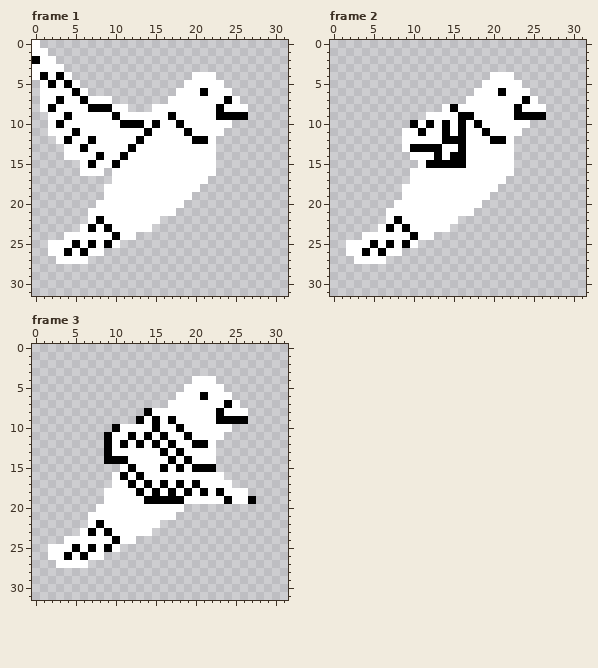
One commit to this pixel-art file: Assets/Aseprite/New New/Guano.aseprite. That is the earlier state.
32x32 pixels, 4 frames. Shown: frame 1, frame 2, frame 3. The commit also changed other frames, which this record leaves out.
New version:
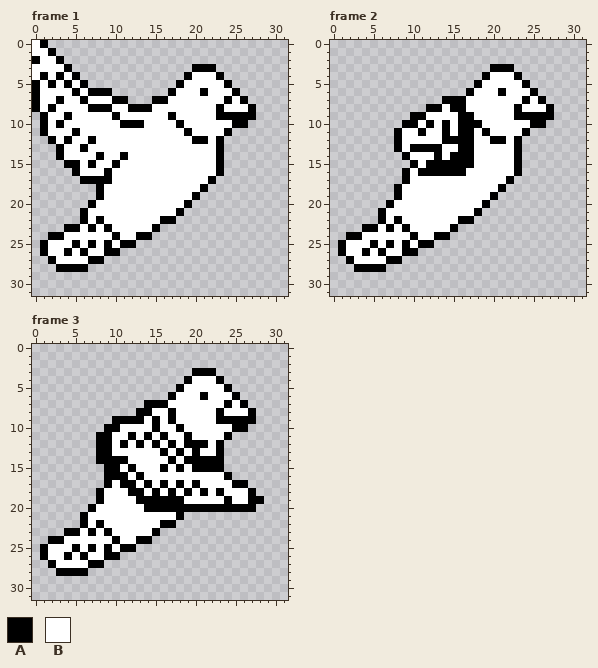
Palette (. is transparent): A #000000  B #ffffff
From old to new:
--- frame 1, layers "Detailed/Wings", "Detailed/Body"
@@ x 0..31 @@
- 0 B...............................
- 1 BB..............................
- 2 ABB.............................
- 3 BBBB............................
- 4 BABAB...............BBB.........
- 5 .BABAB.............BBBBB........
- 6 .BBBBAB...........BBBABBB.......
- 7 .BBABBABBB.......BBBBBBBAB......
- 8 .BABBBBAAABB...BBBBBBBBABBB.....
- 9 ..BBABBBBBABBBBBBABBBBBAAAA.....
-10 ..BABBBBBBBAAABABBABBBBBB.......
-11 ..BBBABBBBBBBBABBBBABBBB........
-12 ...BABBABBBBBABBBBBBAAB.........
-13 ....BBABBBBBABBBBBBBBBB.........
-14 ....BBBBABBABBBBBBBBBBB.........
-15 ......BABBABBBBBBBBBBBB.........
-16 ......BBB.BBBBBBBBBBBBB.........
-17 ..........BBBBBBBBBBBB..........
-18 .........BBBBBBBBBBBB...........
-19 .........BBBBBBBBBBB............
-20 ........BBBBBBBBBBB.............
-21 .......BBBBBBBBBBB..............
-22 .......BABBBBBBB................
-23 ......BABABBBBB.................
-24 ....BBBBBBABB...................
-25 ..BBBABABAB.....................
-26 ..BBABABB.......................
-27 ...BBBB.........................
-28 ................................
+ 0 BA..............................
+ 1 BBA.............................
+ 2 ABBA............................
+ 3 BBBBA...............AAA.........
+ 4 BABABA.............ABBBA........
+ 5 ABABABA...........ABBBBBA.......
+ 6 ABBBBABAAA.......ABBBABBBA......
+ 7 ABBABBABBBAA...AABBBBBBBABA.....
+ 8 ABABBBBAAABBAAABBBBBBBBABBBA....
+ 9 .ABBABBBBBABBBBBBABBBBBAAAAA....
+10 .ABABBBBBBBAAABBBBABBBBBBAA.....
+11 .ABBBABBBBBBBBBBBBBABBBBA.......
+12 ..ABABBABBBBBBBBBBBBAABA........
+13 ...ABBABBBBBBBBBBBBBBBBA........
+14 ...ABBBBABBABBBBBBBBBBBA........
+15 ....AABABBABBBBBBBBBBBBA........
+16 .....ABBBABBBBBBBBBBBBBA........
+17 ......AAAABBBBBBBBBBBBA.........
+18 ........ABBBBBBBBBBBBA..........
+19 ........ABBBBBBBBBBBA...........
+20 .......ABBBBBBBBBBBA............
+21 ......ABBBBBBBBBBBA.............
+22 ......ABABBBBBBBAA..............
+23 ....AABABABBBBBA................
+24 ..AABBBBBBABBAA.................
+25 .ABBBABABABAA...................
+26 .ABBABABBAA.....................
+27 ..ABBBBAA.......................
+28 ...AAAA.........................
 29 ................................
--- frame 2, layers "Detailed/Wings", "Detailed/Body"
@@ x 0..31 @@
  2 ................................
- 3 ................................
- 4 ....................BBB.........
- 5 ...................BBBBB........
- 6 ..................BBBABBB.......
- 7 .................BBBBBBBAB......
- 8 ..............BABBBBBBBABBB.....
- 9 ............BBBBAABBBBBAAAA.....
-10 ..........ABABABABABBBBBB.......
-11 .........BBABBABABBABBBB........
-12 .........BBBBBAAABBBAAB.........
-13 .........BAAAABBABBBBBB.........
-14 ..........BBBABAABBBBBB.........
-15 ...........BAAAAABBBBBB.........
-16 ..........BBBBBBBBBBBBB.........
-17 ..........BBBBBBBBBBBB..........
-18 .........BBBBBBBBBBBB...........
-19 .........BBBBBBBBBBB............
-20 ........BBBBBBBBBBB.............
-21 .......BBBBBBBBBBB..............
-22 .......BABBBBBBB................
-23 ......BABABBBBB.................
-24 ....BBBBBBABB...................
-25 ..BBBABABAB.....................
-26 ..BBABABB.......................
-27 ...BBBB.........................
-28 ................................
+ 3 ....................AAA.........
+ 4 ...................ABBBA........
+ 5 ..................ABBBBBA.......
+ 6 .................ABBBABBBA......
+ 7 ..............AAABBBBBBBABA.....
+ 8 ............AABAABBBBBBABBBA....
+ 9 ..........AABBBBAABBBBBAAAAA....
+10 .........AABABABAAABBBBBBAA.....
+11 ........ABBABBABAABABBBBA.......
+12 ........ABBBBBAAAABBAABA........
+13 ........ABAAAABBAABBBBBA........
+14 .........ABBBABAAABBBBBA........
+15 ..........ABAAAAAABBBBBA........
+16 .........ABAAAAAABBBBBBA........
+17 .........ABBBBBBBBBBBBA.........
+18 ........ABBBBBBBBBBBBA..........
+19 ........ABBBBBBBBBBBA...........
+20 .......ABBBBBBBBBBBA............
+21 ......ABBBBBBBBBBBA.............
+22 ......ABABBBBBBBAA..............
+23 ....AABABABBBBBA................
+24 ..AABBBBBBABBAA.................
+25 .ABBBABABABAA...................
+26 .ABBABABBAA.....................
+27 ..ABBBBAA.......................
+28 ...AAAA.........................
 29 ................................
--- frame 3, layers "Detailed/Wings", "Detailed/Body"
@@ x 0..31 @@
  2 ................................
- 3 ................................
- 4 ....................BBB.........
- 5 ...................BBBBB........
- 6 ..................BBBABBB.......
- 7 .................BBBBBBBAB......
- 8 ..............ABBBBBBBBABBB.....
- 9 .............ABABABBBBBAAAA.....
-10 ..........ABBBBABBABBBBBB.......
-11 .........ABBABABABBABBBB........
-12 .........ABABABABABBAAB.........
-13 .........ABBBBBBABABBBB.........
-14 .........AAABBBBBABABBB.........
-15 ...........BABBBABABAAA.........
-16 ..........BABABBBBBBBBBB........
-17 ..........BBABABABABABBBB.......
-18 .........BBBBABABABABABABBB.....
-19 .........BBBBBAAAAABBBBBABBA....
-20 ........BBBBBBBBBBB.............
-21 .......BBBBBBBBBBB..............
-22 .......BABBBBBBB................
-23 ......BABABBBBB.................
-24 ....BBBBBBABB...................
-25 ..BBBABABAB.....................
-26 ..BBABABB.......................
-27 ...BBBB.........................
-28 ................................
+ 3 ....................AAA.........
+ 4 ...................ABBBA........
+ 5 ..................ABBBBBA.......
+ 6 .................ABBBABBBA......
+ 7 ..............AAABBBBBBBABA.....
+ 8 .............AABBABBBBBABBBA....
+ 9 ..........AAAABABABBBBBAAAAA....
+10 .........AABBBBABBABBBBBBAA.....
+11 ........AABBABABABBABBBBA.......
+12 ........AABABABABABAAABA........
+13 ........AABBBBBBABABABBA........
+14 ........AAAABBBBBABAAAAA........
+15 .........AABABBBABABAAAA........
+16 .........AAABABBBBBBBBBBA.......
+17 .........ABAABABABABABBBBAA.....
+18 ........ABBBAABABABABABABBBA....
+19 ........ABBBBAAAAAABBBBBABBAA...
+20 .......ABBBBBBAAAAAAAAAAAAAA....
+21 ......ABBBBBBBBBBBA.............
+22 ......ABABBBBBBBAA..............
+23 ....AABABABBBBBA................
+24 ..AABBBBBBABBAA.................
+25 .ABBBABABABAA...................
+26 .ABBABABBAA.....................
+27 ..ABBBBAA.......................
+28 ...AAAA.........................
 29 ................................
Changed places in both pictures, as pixel boxes (x1, y1, x2, y2):
changed: (32, 40, 256, 272)
changed: (338, 64, 554, 272)
changed: (40, 368, 264, 576)
